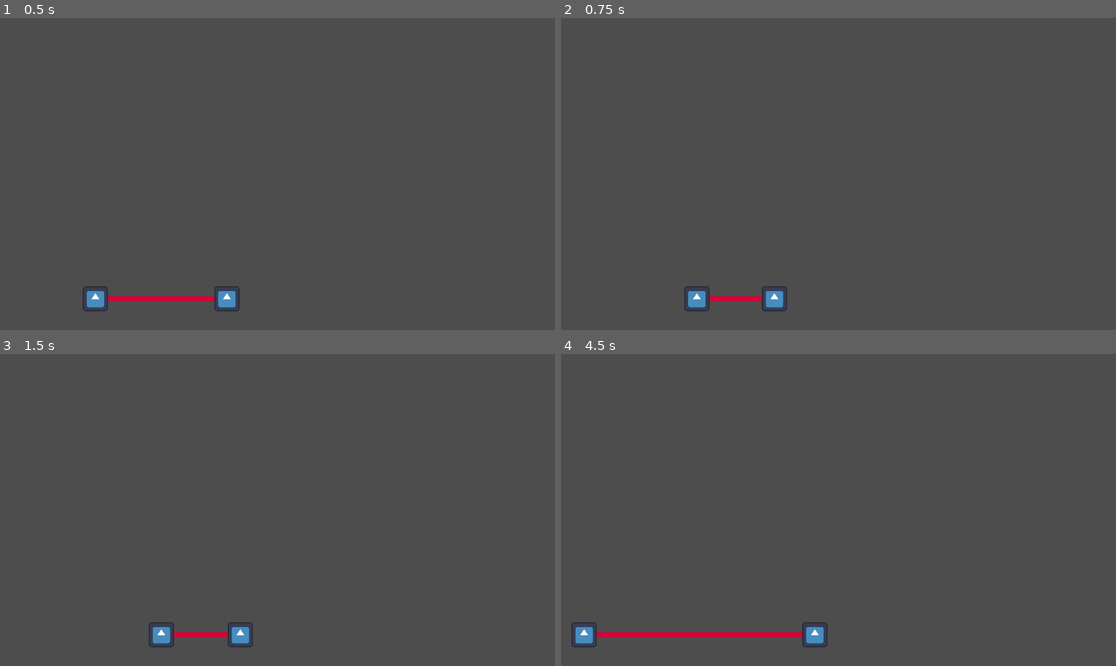
Above: before the commit, frames 1-4 (two rows, left to right).
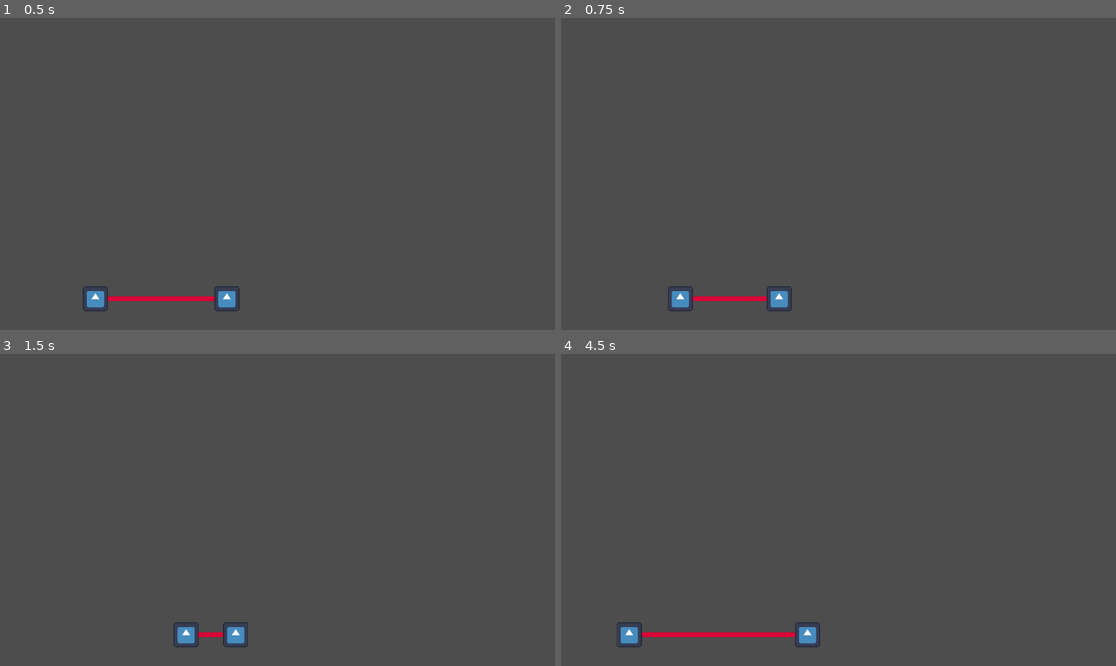
Above: after the commit, the same moments.

Repository: barndles/trampoline
Game: Godot game, scene res://Scenes/main_level.tscn
The game is run twice, just before and just after one commit, with the same random seed, the same clock (stepped at 60 frames per second) and the same inputs. The project has no main scene, so this scene is started directly. The engine's default icon, where the game draws it, is replaced by a stand-in: a white triangle on a blue panel in a dark square.
Inputs:
- Up to frame 1 (0.5 s): no input
- Up to frame 2 (0.75 s): tap Enter at 0.5 s; hold D (p1_right) from 0.53 s (still down); tap Left (p2_left) at 0.6 s
- Up to frame 3 (1.5 s): tap Right (p2_right) at 0.8, 1.35 s; release D (p1_right) at 1.28 s; hold A (p1_left) from 1.28 s (still down)
- Up to frame 4 (4.5 s): tap Left (p2_left) at 1.55, 2.1, 3.05, 3.6 s; release A (p1_left) at 2.03 s; hold D (p1_right) 2.03-3.53 s; tap Right (p2_right) at 2.3, 2.85, 3.8, 4.35 s; tap Space at 3.5 s; hold A (p1_left) from 3.53 s (still down)

Frame 1 is identical in both runs. In frame 2, 0.6% of the frame differs, in the area x 19-42%, y 85-94%; in frame 3, 0.7%; in frame 4, 0.8%, in the area x 1-49%, y 85-94%.

Commit message:
Update playerController.gd

Diff:
--- a/Scripts/playerController.gd
+++ b/Scripts/playerController.gd
@@ -6,8 +6,10 @@
 var p1v = Vector2()
 var p2v = Vector2()
 
-var p1speed = 7
-var p2speed = 7
+var p1speed = 1.5
+var p2speed = 1.5
+
+var friction = 0.8
 
 # Called when the node enters the scene tree for the first time.
 func _ready():
@@ -16,12 +18,16 @@
 
 # Called every frame. 'delta' is the elapsed time since the previous frame.
 func _process(delta):
+	var distance = abs(player2.position.x - player1.position.x) * 0.01
+	print(distance)
 	pass
 
 func _physics_process(delta):
 	#player1
-	p1v = Vector2(Input.get_axis("p1_left", "p1_right") * p1speed, 0)
+	p1v += Vector2(Input.get_axis("p1_left", "p1_right") * p1speed, 0)
+	p1v *= friction
 	player1.move_and_collide(p1v)
 	#player2
-	p2v = Vector2(Input.get_axis("p2_left", "p2_right") * p2speed, 0)
+	p2v += Vector2(Input.get_axis("p2_left", "p2_right") * p2speed, 0)
+	p2v *= friction
 	player2.move_and_collide(p2v)
